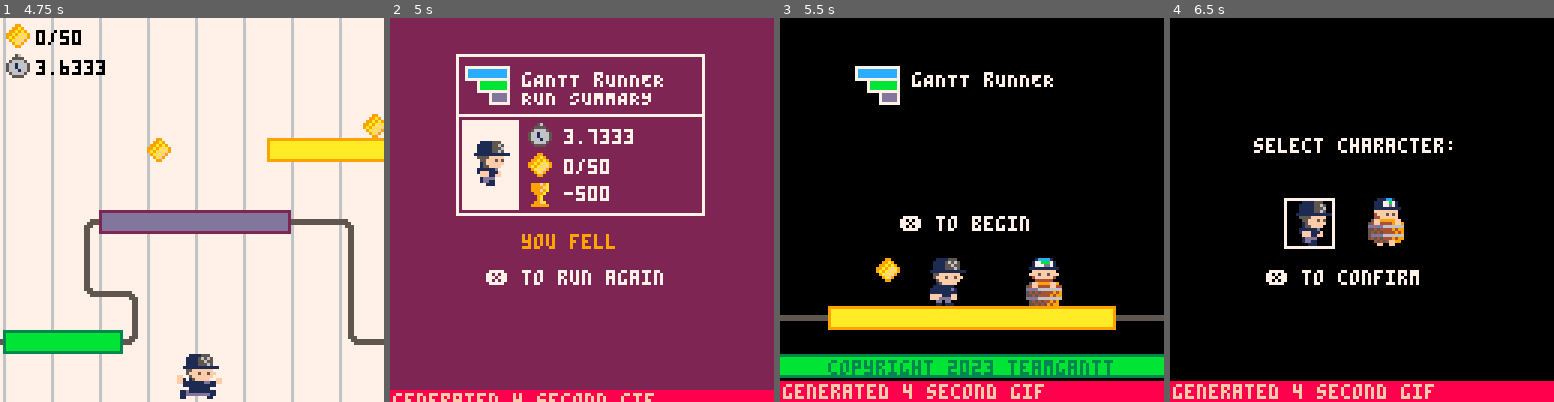
Above: before the commit, frames 1-4 (left to right).
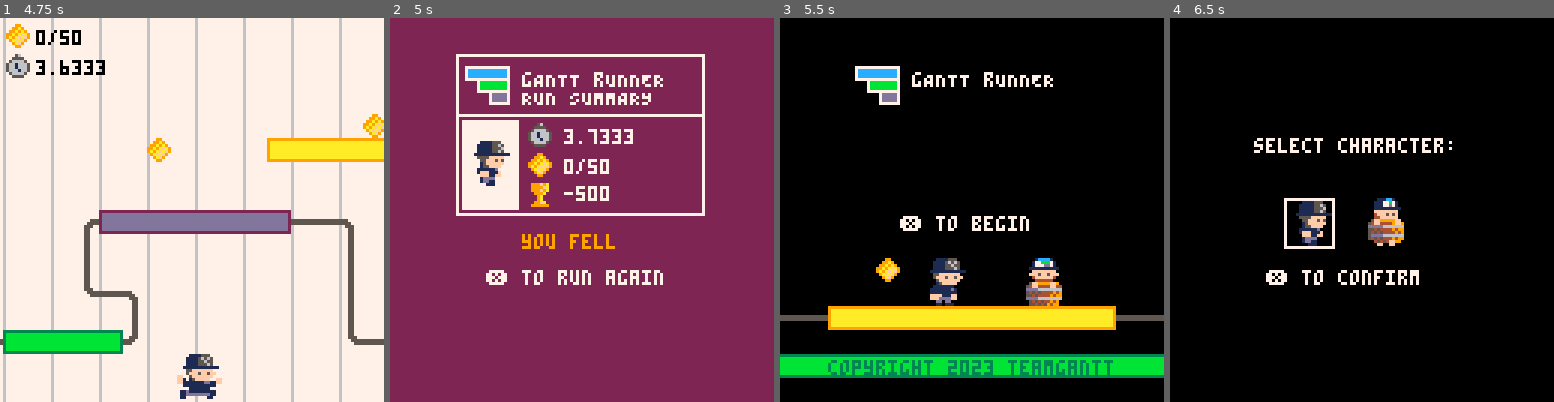
Above: after the commit, the same moments.

Repository: teamgantt/gantt-runner
Game: PICO-8 cartridge gantt-runner.p8
Two runs of this game, one before a commit and one after it. Both use one fixed random seed, a clock stepped at 60 frames per second and the inputs below.
Inputs:
- Up to frame 1 (4.75 s): tap X (X key) at 0.33, 1.07, 1.85, 2.97, 4.08 s; tap O (Z key) at 0.7, 1.7, 2.1, 2.5, 2.9, 3.3, 3.7, 4.1, 4.5 s; hold Right 1.6-2.1 s; hold Right 2.47-3.03 s; hold Left 3.08-3.58 s; hold Down 3.63-3.97 s; hold Right 4.02-4.68 s
- Up to frame 2 (5 s): tap O (Z key) at 4.9 s
- Up to frame 3 (5.5 s): hold Left from 5.08 s (still down); tap X (X key) at 5.2 s; tap O (Z key) at 5.3 s
- Up to frame 4 (6.5 s): release Left at 5.68 s; tap O (Z key) at 5.7, 6.1 s; hold Down 5.73-6.03 s; hold Right from 6.08 s (still down); tap X (X key) at 6.32 s

Frame 1 is identical in both runs. In frame 2, 3.1% of the frame differs, in the area x 0-100%, y 96-100%; in frame 3, 5.5%, in the area x 0-100%, y 94-100%; in frame 4, 5.5%.

Commit message:
Revert "adds gif exporting and sparkles"
This reverts commit fee06a5b7f4ba9c3578f21bea1c64242d29c2b30.

Diff:
--- a/gantt-runner.p8
+++ b/gantt-runner.p8
@@ -26,7 +26,6 @@
 	i_player()
 	i_select()
 	i_particles()
-	i_summary()
 end
 
 function _update()
@@ -41,8 +40,8 @@
 		u_camera_follow()
 		u_game()
 		u_milestones()
+		u_fx()
 	end
-	u_fx()
 end
 
 function _draw()
@@ -57,13 +56,12 @@
 		d_select();
 	elseif g.scene == 'summary' then
 		d_summary()
-		d_fx()
 	else --game
 		cls(7)
 		d_game()
 		d_map()
+		d_fx()
 		d_milestones()
-		d_fx()
 		d_player()
 		d_debug_hitboxes()
 		d_ui();
--- a/src/collision.lua
+++ b/src/collision.lua
@@ -41,12 +41,11 @@
 function milestone_collide()
 	-- check for collision with milestone
 	for k,mile in ipairs(milestones) do
-		if (check_collision(player.x, player.y, player.w, player.h, mile.x, mile.y, 8, 8)) then
+		if (check_collision(player.x, player.y, 16, 16, mile.x, mile.y, 8, 8)) then
 			prev_milestone_x = mile.x
 			del(milestones, mile)
 			player.milestones+=1
 			sfx(2)
-			sparks(mile.x, mile.y, 4)
 		end
 	end
 end
@@ -55,7 +54,7 @@
 -- Returns true if two boxes overlap, false if they don't;
 -- x1,y1 are the top-left coords of the first box, while w1,h1 are its width and height;
 -- x2,y2,w2 & h2 are the same, but for the second box.
-function check_collision(x1,y1,w1,h1,x2,y2,w2,h2)
+function check_collision(x1,y1,w1,h1, x2,y2,w2,h2)
   return x1 < x2+w2 and
          x2 < x1+w1 and
          y1 < y2+h2 and
--- a/src/game.lua
+++ b/src/game.lua
@@ -16,14 +16,10 @@
 
 		-- methods
 		start_level=function()
-			extcmd('rec')
-
 			if (g.status!="running") then
 				setup_milestones()
 			end
-
 			player.milestones=0
-			confetti_t=60
 			g.scene="game"
 			g.status="running"
 			g.start_t=t()
@@ -41,8 +37,6 @@
 			end
 			g.end_t = g.cur_t
 			g.scene="summary"
-			extcmd("set_filename", "latest_ganttrunner_run.gif")
-			extcmd("video")
 		end,
 	 }
 
--- a/src/particles.lua
+++ b/src/particles.lua
@@ -74,37 +74,19 @@
 
 -- poof effect
 function dust(x,y,r,l,c_table,num)
-  for i=0, num do
-      --settings
-      add_fx(
-          x,         -- x
-          y,         -- y
-          l+rnd(3), -- die
-          rnd(2)-1,  -- dx
-          rnd(2)-3,  -- dy
-          true,      -- gravity
-          false,     -- grow
-          true,      -- shrink
-          r,         -- radius
-          c_table    -- color_table
-      )
-  end
+for i=0, num do
+    --settings
+    add_fx(
+        x,         -- x
+        y,         -- y
+        l+rnd(3), -- die
+        rnd(2)-1,  -- dx
+        rnd(2)-3,  -- dy
+        true,      -- gravity
+        false,     -- grow
+        true,      -- shrink
+        r,         -- radius
+        c_table    -- color_table
+    )
 end
-
-function sparks(x,y,num)
-  for i=0, num do
-      --settings
-      add_fx(
-          x+4,         -- x
-          y+4,         -- y
-          4+rnd(6), -- die
-          rnd(4)-2,  -- dx
-          rnd(4)-4,  -- dy
-          true,      -- gravity
-          false,     -- grow
-          true,      -- shrink
-          2,         -- radius
-          {8,9,10,15}    -- color_table
-      )
-  end
 end
--- a/src/summary.lua
+++ b/src/summary.lua
@@ -1,7 +1,3 @@
-function i_summary()
-  confetti_t=90
-end
-
 
 function u_summary()
   if btnp(❎) then
@@ -14,12 +10,6 @@
   else
     run_anim.f+=run_anim.timing
 	end
-
-  if confetti_t>0 and g.status=='win' then
-    delay_time(120+rnd(128), sparks(cam.x+rnd(128), cam.y+rnd(64), 5))
-  end
-
-  confetti_t-=1
 end
 
 
@@ -38,7 +28,6 @@
     cls(2)
     print('you fell', cam.x+44, cam.y+72, 9)
   end
-
   rect(cam.x+22, cam.y+12, cam.x+104, cam.y+65, 7)
   line(cam.x+22, cam.y+32, cam.x+104, cam.y+32, 7)
 
--- a/src/utils.lua
+++ b/src/utils.lua
@@ -12,14 +12,3 @@
 		end
 	end
 end
-
---time elapsed before animation
-function delay_time(time, callback)
-	local t = 0
-	return function()
-		t += 1/30
-		if t >= time then
-			callback()
-		end
-	end
-end
Not shown, changed: gantt_runner_html/gantt_runner.js
